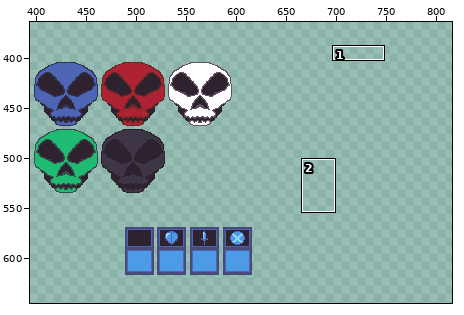
Pixel-art file, stored at Assets/Sprites/sprites_jogo2d.aseprite. Above, an overview of the earlier version with the close-up marked.
Close-up. As it was:
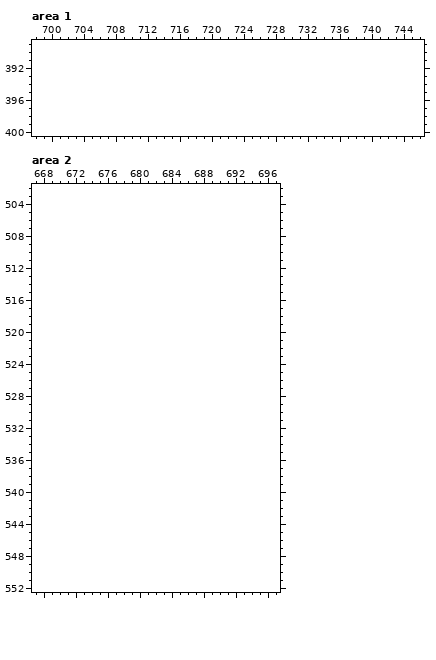
256x256 pixels, 1 frame. Pixels under 10% opacity are left out. Colours within 5 levels of each other are drawn and written as one. Shown: area 1: x 698..746, y 389..400; area 2: x 667..697, y 502..552. The old version is drawn lined up with the new one, on the new canvas. The wide view leaves out empty margins. The commit also changed other parts of the picture, which this record leaves out.
After:
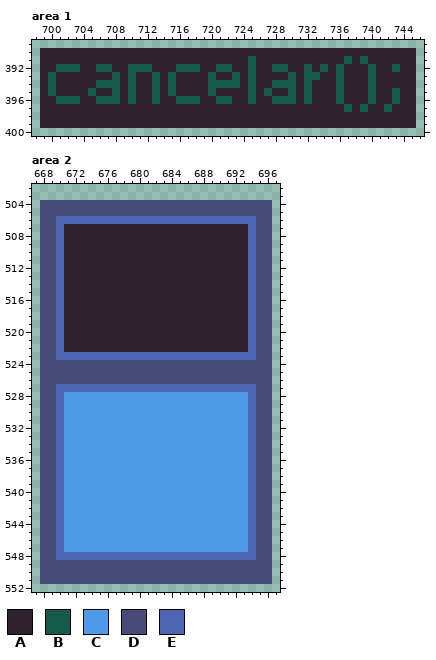
Palette (. is transparent): A #2e222f  B #165a4c  C #4d9be6  D #484a77  E #4d65b4
Change:
canvas 256x256 -> 1000x1000, the old top-left corner now at 372,372
Changed rows in their new state; - is an unchanged pixel.
Area 1:
first column x 699:
390 AAAAAAAAAAAAAAAAAAAAAAAAAAAAAAAAAAAAAAAAAAAAAAA
391 AAAAAAAAAAAAAAAAAAAAAAAAAABAAAAAAAAAAABABAAAAAA
392 AABBBAABBAABBBAAABBBAABBAABAABBAABABABAAABAABAA
393 ABAAAAAAABABAABABAAAABAABABAAAABABBAABAAABAAAAA
394 ABAAAAABBBABAABABAAAABBBBABAABBBABAAABAAABAAAAA
395 ABAAAABAABABAABABAAAABAAAABABAABABAAABAAABAABAA
396 AABBBAABBBABAABAABBBAABBAABAABBBABAAABAAABAABAA
397 AAAAAAAAAAAAAAAAAAAAAAAAAAAAAAAAAAAAAABABAABAAA
398 AAAAAAAAAAAAAAAAAAAAAAAAAAAAAAAAAAAAAAAAAAAAAAA
399 AAAAAAAAAAAAAAAAAAAAAAAAAAAAAAAAAAAAAAAAAAAAAAA
Area 2:
first column x 668:
504 DDDDDDDDDDDDDDDDDDDDDDDDDDDDD
505 DDDDDDDDDDDDDDDDDDDDDDDDDDDDD
506 DDEEEEEEEEEEEEEEEEEEEEEEEEEDD
507 DDEAAAAAAAAAAAAAAAAAAAAAAAEDD
508 DDEAAAAAAAAAAAAAAAAAAAAAAAEDD
509 DDEAAAAAAAAAAAAAAAAAAAAAAAEDD
510 DDEAAAAAAAAAAAAAAAAAAAAAAAEDD
511 DDEAAAAAAAAAAAAAAAAAAAAAAAEDD
512 DDEAAAAAAAAAAAAAAAAAAAAAAAEDD
513 DDEAAAAAAAAAAAAAAAAAAAAAAAEDD
514 DDEAAAAAAAAAAAAAAAAAAAAAAAEDD
515 DDEAAAAAAAAAAAAAAAAAAAAAAAEDD
516 DDEAAAAAAAAAAAAAAAAAAAAAAAEDD
517 DDEAAAAAAAAAAAAAAAAAAAAAAAEDD
518 DDEAAAAAAAAAAAAAAAAAAAAAAAEDD
519 DDEAAAAAAAAAAAAAAAAAAAAAAAEDD
520 DDEAAAAAAAAAAAAAAAAAAAAAAAEDD
521 DDEAAAAAAAAAAAAAAAAAAAAAAAEDD
522 DDEAAAAAAAAAAAAAAAAAAAAAAAEDD
523 DDEEEEEEEEEEEEEEEEEEEEEEEEEDD
524 DDDDDDDDDDDDDDDDDDDDDDDDDDDDD
525 DDDDDDDDDDDDDDDDDDDDDDDDDDDDD
526 DDDDDDDDDDDDDDDDDDDDDDDDDDDDD
527 DDEEEEEEEEEEEEEEEEEEEEEEEEEDD
528 DDECCCCCCCCCCCCCCCCCCCCCCCEDD
529 DDECCCCCCCCCCCCCCCCCCCCCCCEDD
530 DDECCCCCCCCCCCCCCCCCCCCCCCEDD
531 DDECCCCCCCCCCCCCCCCCCCCCCCEDD
532 DDECCCCCCCCCCCCCCCCCCCCCCCEDD
533 DDECCCCCCCCCCCCCCCCCCCCCCCEDD
534 DDECCCCCCCCCCCCCCCCCCCCCCCEDD
535 DDECCCCCCCCCCCCCCCCCCCCCCCEDD
536 DDECCCCCCCCCCCCCCCCCCCCCCCEDD
537 DDECCCCCCCCCCCCCCCCCCCCCCCEDD
538 DDECCCCCCCCCCCCCCCCCCCCCCCEDD
539 DDECCCCCCCCCCCCCCCCCCCCCCCEDD
540 DDECCCCCCCCCCCCCCCCCCCCCCCEDD
541 DDECCCCCCCCCCCCCCCCCCCCCCCEDD
542 DDECCCCCCCCCCCCCCCCCCCCCCCEDD
543 DDECCCCCCCCCCCCCCCCCCCCCCCEDD
544 DDECCCCCCCCCCCCCCCCCCCCCCCEDD
545 DDECCCCCCCCCCCCCCCCCCCCCCCEDD
546 DDECCCCCCCCCCCCCCCCCCCCCCCEDD
547 DDECCCCCCCCCCCCCCCCCCCCCCCEDD
548 DDEEEEEEEEEEEEEEEEEEEEEEEEEDD
549 DDDDDDDDDDDDDDDDDDDDDDDDDDDDD
550 DDDDDDDDDDDDDDDDDDDDDDDDDDDDD
551 DDDDDDDDDDDDDDDDDDDDDDDDDDDDD
Changed places in both close-ups, as pixel boxes (x1, y1, x2, y2):
added: (40, 48, 416, 128)
added: (40, 200, 272, 584)
